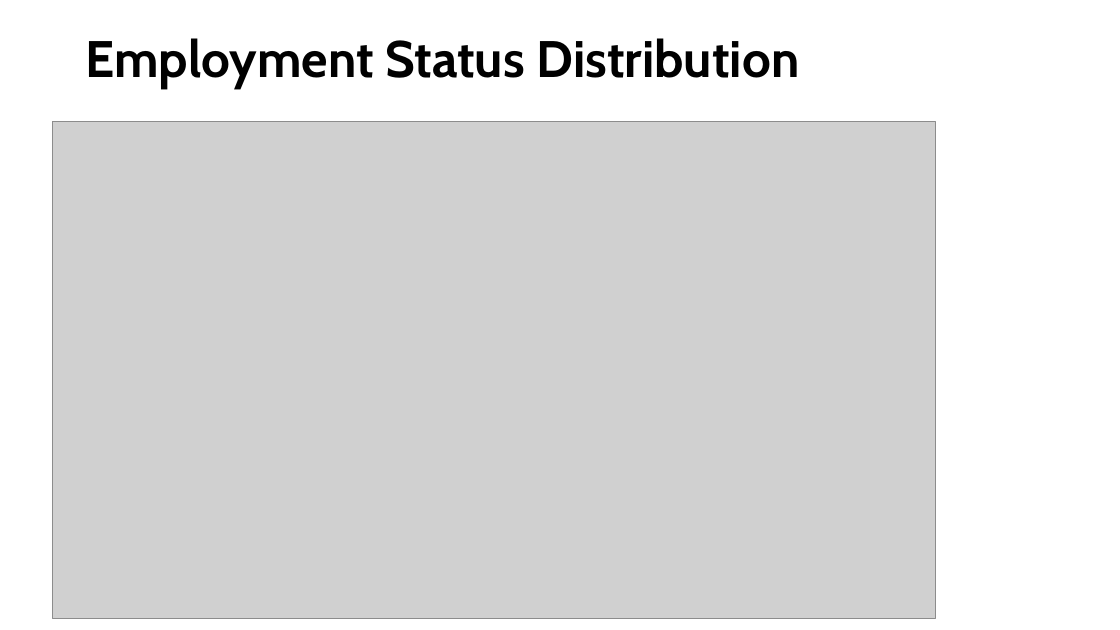
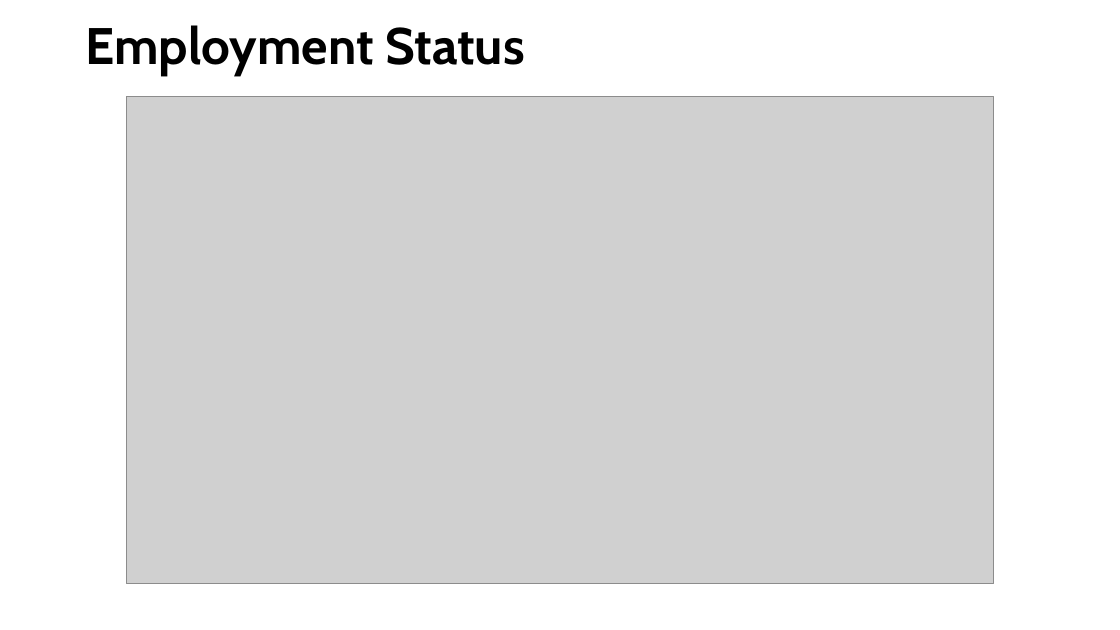
Before and after one commit to kuldeepemol/tech-nerds, a slide deck: slide 23 of Stack-overflow-2018-data-analysis.pptx (slide 22 before the commit). Drawn at 1120x630 pixels with LibreOffice and Linux fonts; fonts in the diff are those of the drawing; grey boxes stand for pictures. Boxes give left, top, right and bottom in pixels: in the first picture for what was removed or moved away, otherwise in the second. Text is boxed around its words. In the diff, an @@ line names an element or a change of style, - is before the commit and + after.

```diff
--- a/Stack-overflow-2018-data-analysis.pptx
+++ b/Stack-overflow-2018-data-analysis.pptx
@@ title at box(85, 25, 525, 75): text changed @@
-Employment Status Distribution
+Employment Status
@@ picture: place and size @@
-picture at box(52, 122, 935, 618)
+picture at box(127, 97, 994, 584)
```
Also in this commit, not shown: 17 other slides changed, 1 slide added.
